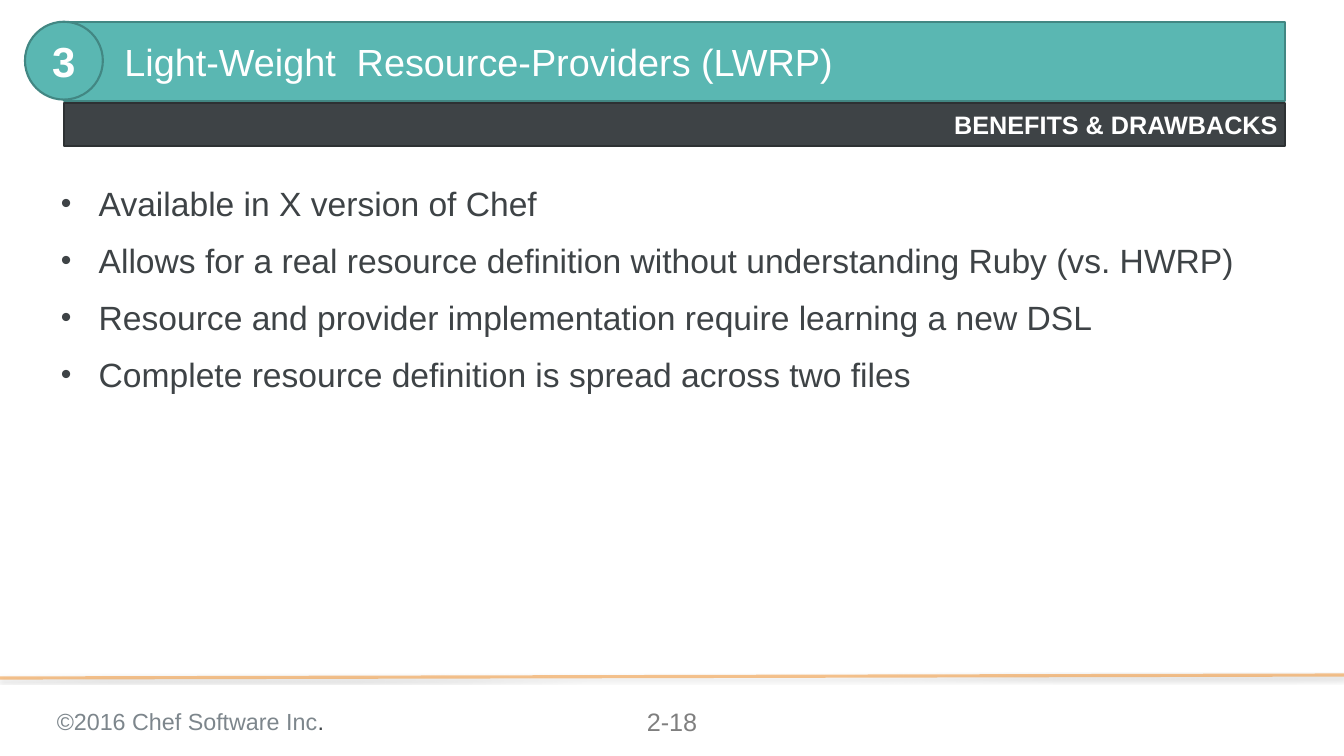
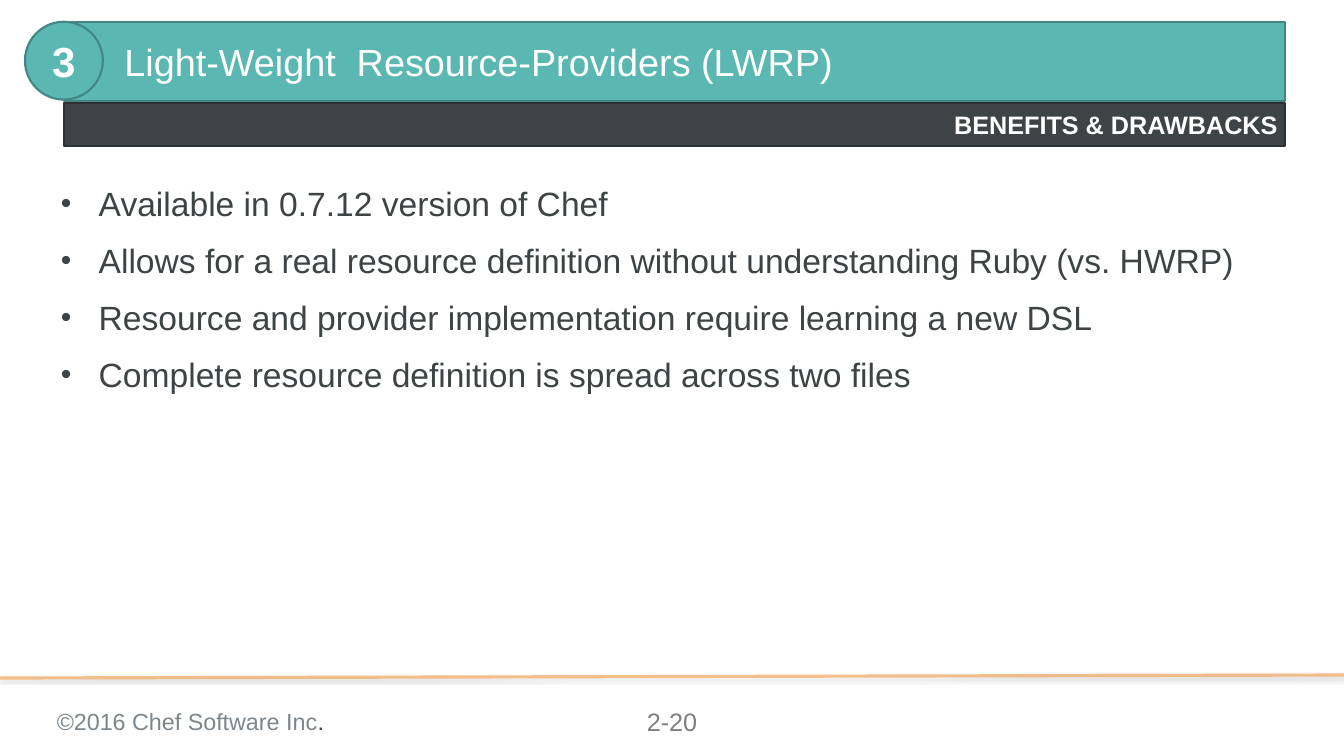
Before and after one commit to chef-training/extending_cookbooks, a slide deck: slide 20 of 02-approaches_to_extending_resources.pptx (slide 18 before the commit). Drawn at 1344x756 pixels with LibreOffice and Linux fonts; fonts in the diff are those of the drawing; background and template pictures are left out. Boxes give left, top, right and bottom in pixels: in the first picture for what was removed or moved away, otherwise in the second. Text is boxed around its words. In the diff, an @@ line names an element or a change of style, - is before the commit and + after.

```diff
--- a/02-approaches_to_extending_resources.pptx
+++ b/02-approaches_to_extending_resources.pptx
@@ text at (99,191,608,217): text changed @@
-• Available in X version of Chef
+• Available in 0.7.12 version of Chef
@@ page number at (647,713,697,731): text changed @@
-2-18
+2-20
```
Also in this commit, not shown: 5 other slides changed, 3 slides added.
